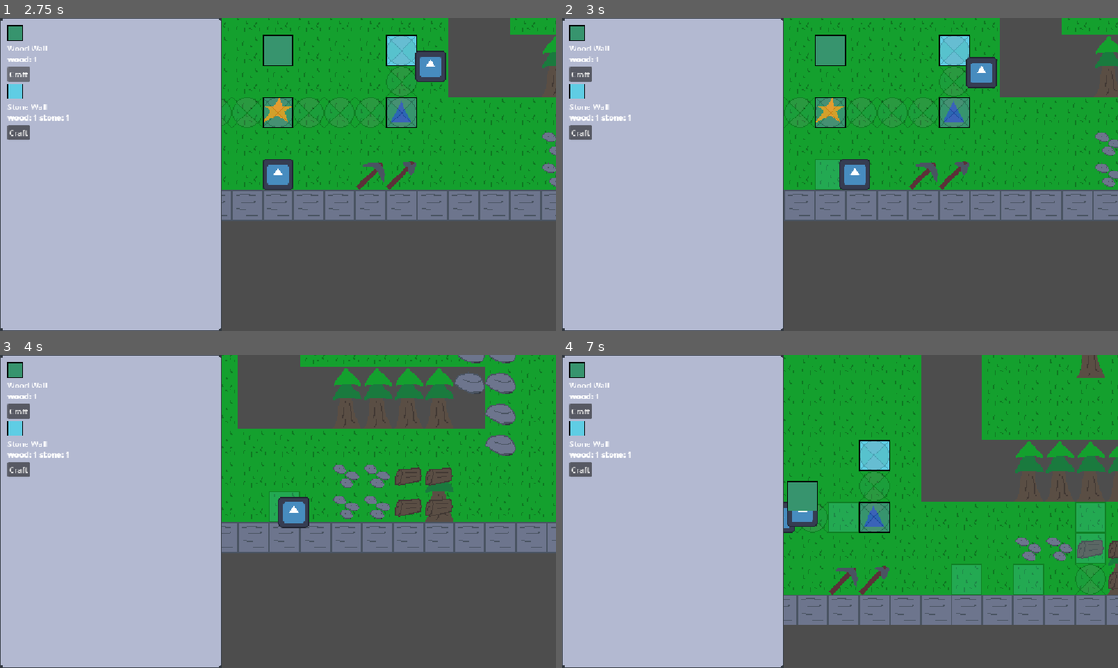
Above: before the commit, frames 1-4 (two rows, left to right).
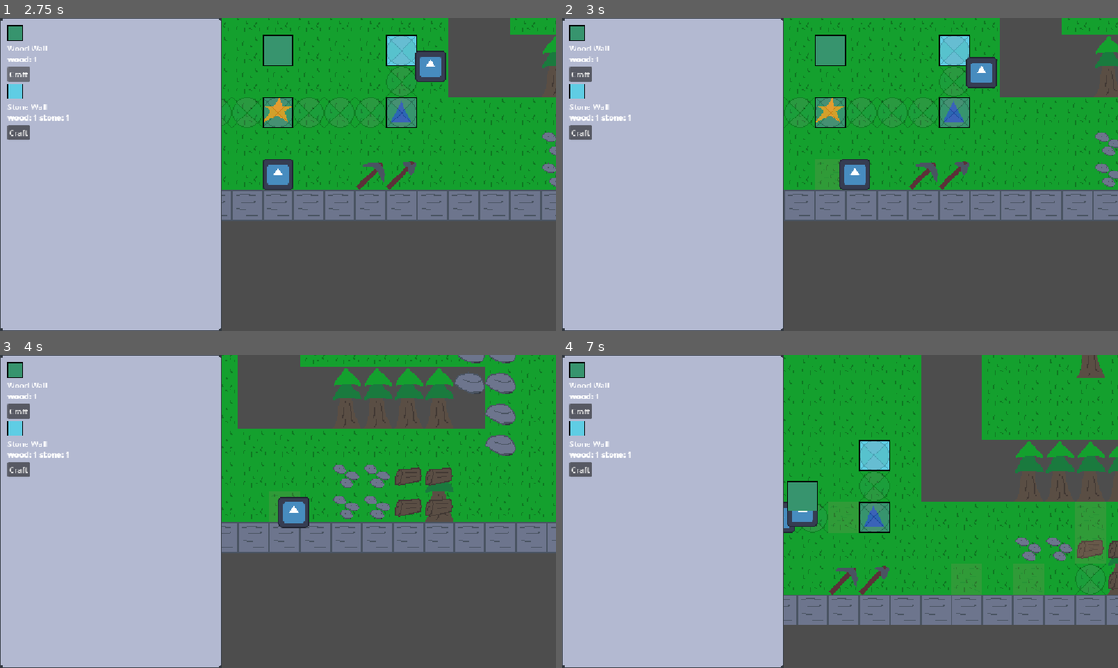
Above: after the commit, the same moments.

Repository: Deeeeelan/serious-game
Game: Godot game, scene res://scenes/title_screen.tscn
The game is run twice, just before and just after one commit, with the same random seed, the same clock (stepped at 60 frames per second) and the same inputs. The engine's default icon, where the game draws it, is replaced by a stand-in: a white triangle on a blue panel in a dark square.
Inputs (mouse positions are in pixels of both pictures, inside the frame that each line leads up to):
- Up to frame 1 (2.75 s): click "Start" at 0.5 s; click "Crafting" at 1.25 s; click "Craft" at 2 s
- Up to frame 2 (3 s): tap Enter at 2.75 s; move the mouse to (962, 158) at 2.77 s; hold D (right) from 2.78 s (still down); hold M (placeTestGen) from 2.78 s (still down); click (962, 158) at 2.92 s
- Up to frame 3 (4 s): move the mouse to (166, 527) at 3.52 s; release D (right) at 3.53 s; release M (placeTestGen) at 3.53 s; hold S (down) from 3.53 s (still down); tap Q (drop) at 3.6 s; tap M (placeTestGen) at 3.8 s
- Up to frame 4 (7 s): move the mouse to (895, 442) at 4.27 s; release S (down) at 4.28 s; hold D (right) 4.28-5.03 s; hold Space (interact) 4.28-5.03 s; tap M (placeTestGen) at 4.55, 5.3, 6.8 s; move the mouse to (812, 574) at 5.02 s; hold W (up) 5.03-5.78 s; tap N (placeGear) at 5.1 s; click (812, 574) at 5.17 s; move the mouse to (1006, 558) at 5.77 s; hold M (placeTestGen) 5.78-6.53 s; hold A (left) from 5.78 s (still down); move the mouse to (673, 464) at 6.52 s; tap Ctrl (switch_layer) at 6.6 s

Frame 1 is identical in both runs. In frame 2, 0.4% of the frame differs, in the area x 45-51%, y 45-55%; in frame 3, 0.2%; in frame 4, 2.8%, in the area x 47-98%, y 46-77%.

Commit message:
Change generator IDs to allow for larger gears

Diff:
--- a/scripts/gear_manager.gd
+++ b/scripts/gear_manager.gd
@@ -3,9 +3,8 @@
 var components: Dictionary[Vector2i,Component] = {}
 var generators: Array[Vector2i] = []
 var gears: Array[Vector2i] = []
-var genInfo: Dictionary = {1:{"speed":10, "torque":50}, 2:{"speed":20, "torque":100}}
+var genInfo: Dictionary = {3:{"speed":10, "torque":50}, 4:{"speed":20, "torque":100}}
 
-##References to other objects
 @onready var player: CharacterBody2D = $"../Node2D/Player"
 @onready var underground: TileMapLayer = $"../Node2D/Terrain/Underground"
 
@@ -34,7 +33,6 @@
 		self.visualSpeed = self.speed
 		if genID == 0 and updateFirstCheck:
 			firstCheck = true
-	pass
 
 func findAndUpdateConnectedComponents(startPoint: Vector2i, genID: int) -> void: #TODO: add gear ratios/different gear sizes
 	var componentStack: Array[Vector2i] = [startPoint]
@@ -120,13 +118,13 @@
 	if playerTilemapCoords in gears:
 		gears.erase(playerTilemapCoords)
 		generators.append(playerTilemapCoords)
-		components[playerTilemapCoords].resetTo(32, 10, 50, 1)
+		components[playerTilemapCoords].resetTo(32, 10, 50, 3)
 	elif playerTilemapCoords in components:
 		generators.append(playerTilemapCoords)
-		components[playerTilemapCoords].resetTo(32, 10, 50, 1)
+		components[playerTilemapCoords].resetTo(32, 10, 50, 3)
 	else:
 		generators.append(playerTilemapCoords)
-		components[playerTilemapCoords] = Component.new(32, 10, 50, 1)
+		components[playerTilemapCoords] = Component.new(32, 10, 50, 3)
 
 	updateGearRendering()
 	updateGearLogic()
